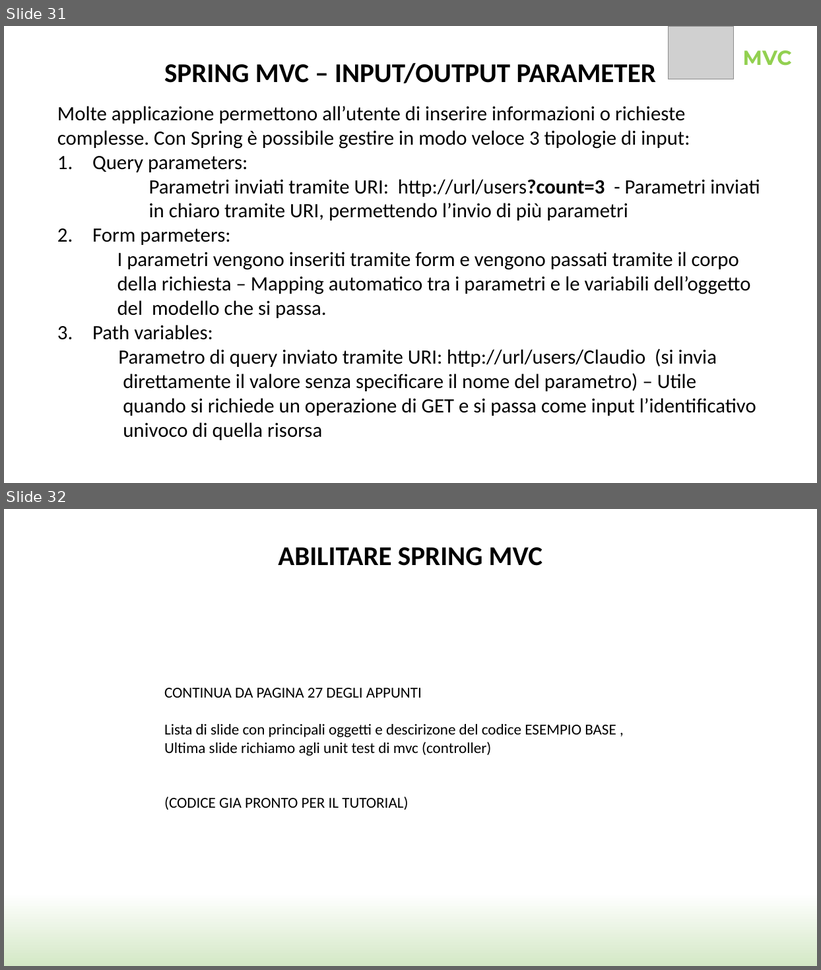
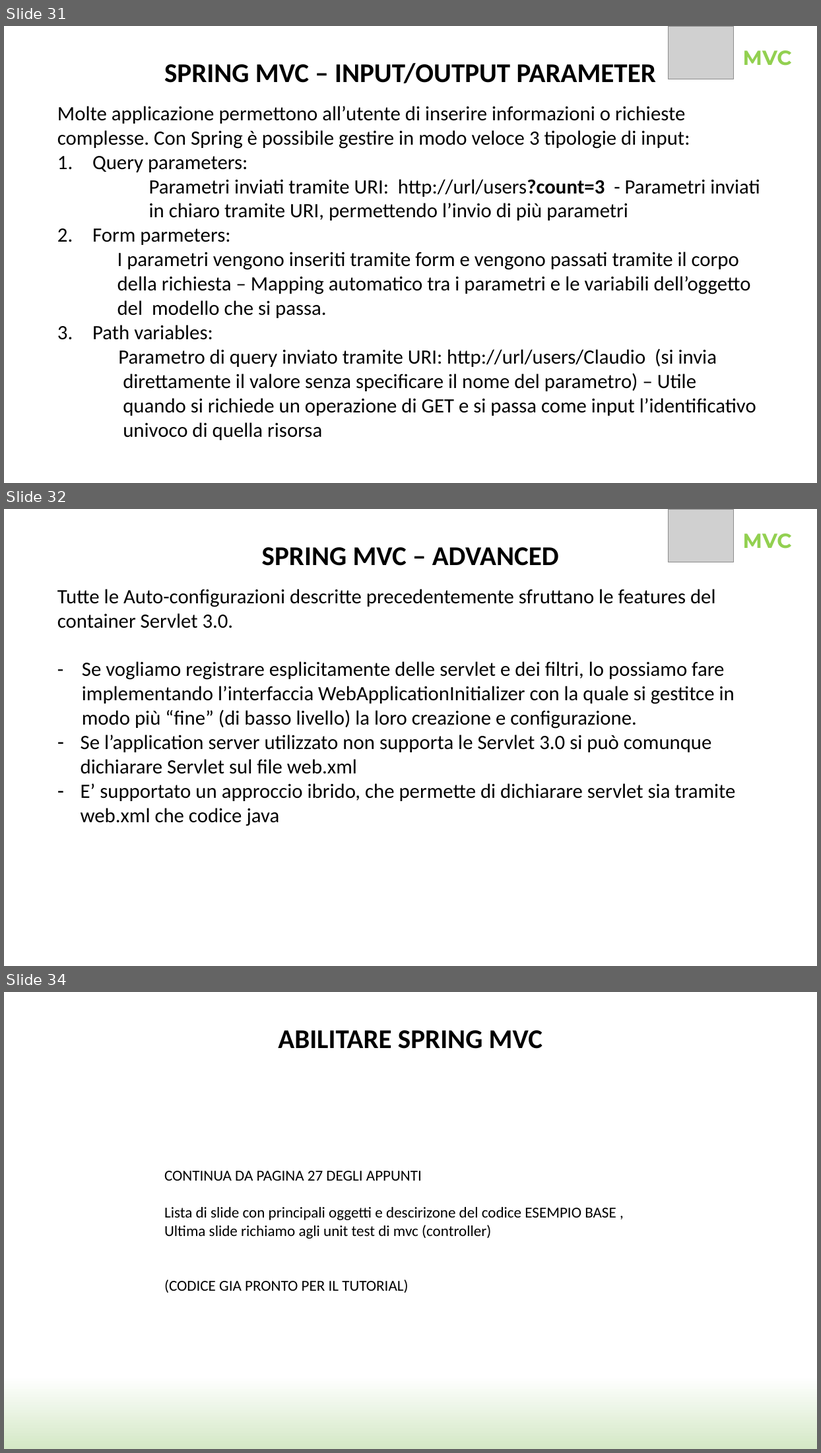
Before and after one commit to SimoneCas/java, a slide deck: SpringSample/Spring.pptx. Shown one above the other, each under a label of ours: slides 31 and 32 before the commit, slides 31, 32 and 34 after it; the slides between them are not shown. The pictures are 821x970 and 821x1453 pixels, drawn with LibreOffice and Linux fonts; fonts in the diff are those of the drawing; grey boxes stand for pictures; background and template pictures are left out. Boxes give left, top, right and bottom in pixels: in the first picture for what was removed or moved away, otherwise in the second. Text is boxed around its words. In the diff, an @@ line names an element or a change of style, - is before the commit and + after.

```diff
--- a/SpringSample/Spring.pptx
+++ b/SpringSample/Spring.pptx
@@ slide 32 added at bbox=[4, 509, 817, 966], background #FFFFFF @@
@@ picture added at bbox=[668, 509, 733, 562] @@
@@ text added at bbox=[262, 547, 559, 566], 32 pt, text #000000, bold @@
+SPRING MVC – ADVANCED
@@ text added at bbox=[743, 533, 792, 549], 24 pt, text #92D050, bold @@
+MVC
@@ text added at bbox=[57, 589, 735, 826], 24 pt, text #000000 @@
+Tutte le Auto-configurazioni descritte precedentemente sfruttano le features del container Servlet 3.0.
+- Se vogliamo registrare esplicitamente delle servlet e dei filtri, lo possiamo fare implementando l’interfaccia WebApplicationInitializer con la quale si gestitce in modo più “fine” (di basso livello) la loro creazione e configurazione.
+– Se l’application server utilizzato non supporta le Servlet 3.0 si può comunque dichiarare Servlet sul file web.xml
+– E’ supportato un approccio ibrido, che permette di dichiarare servlet sia tramite web.xml che codice java
@@ what was slide 32 is now slide 34 @@
```
Also in this commit, not shown: 2 slides changed, 5 other slides added, 7 other files.
